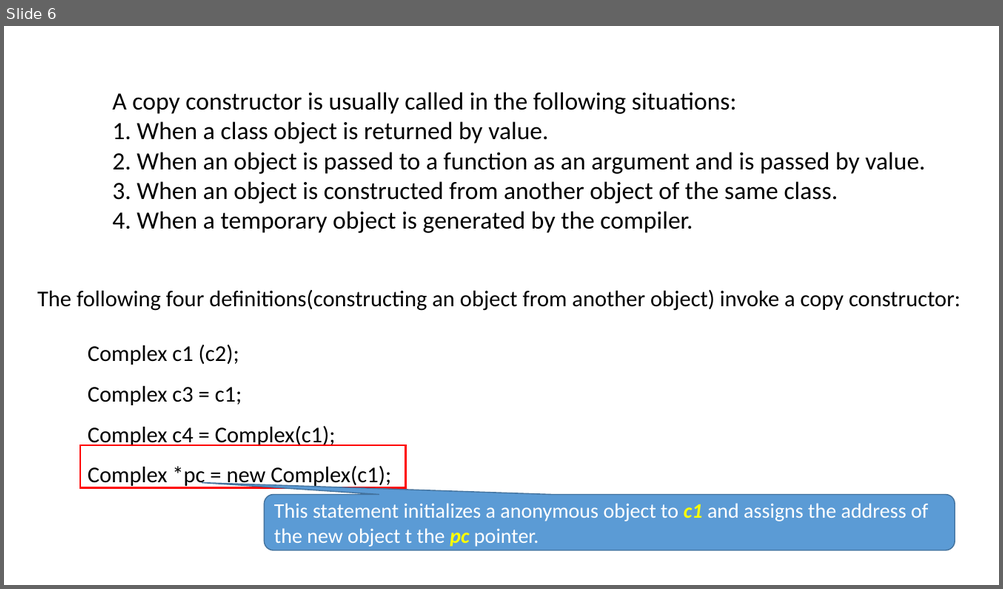
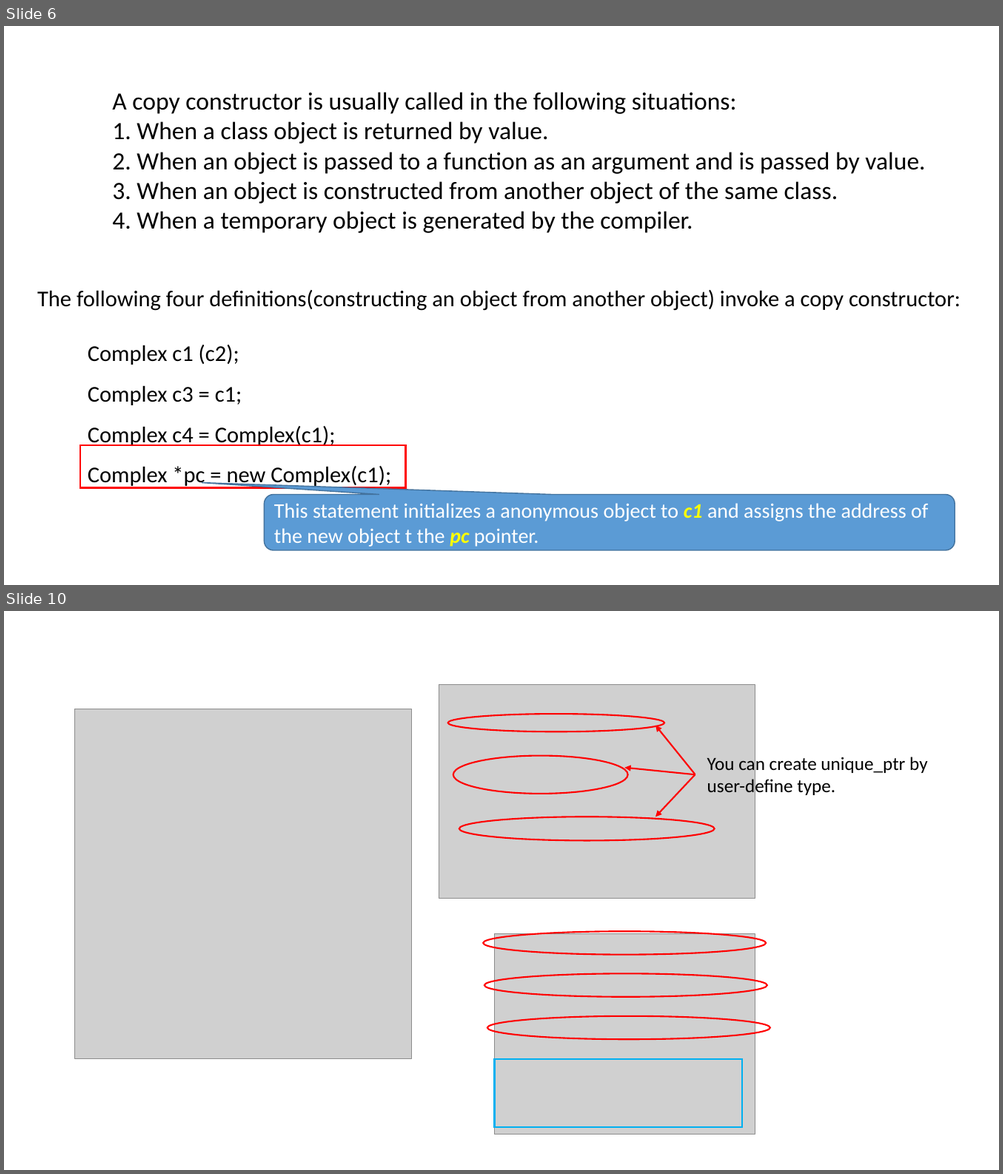
Before and after one commit to ShiqiYu/CPP, a slide deck: week11/Lab11.pptx. Shown one above the other, each under a label of ours: slide 6 before the commit, slides 6 and 10 after it; the slides between them are not shown. The pictures are 1003x589 and 1003x1174 pixels, drawn with LibreOffice and Linux fonts; fonts in the diff are those of the drawing; grey boxes stand for pictures; background and template pictures are left out. Boxes give left, top, right and bottom in pixels: in the first picture for what was removed or moved away, otherwise in the second. Text is boxed around its words. In the diff, an @@ line names an element or a change of style, - is before the commit and + after.

```diff
--- a/week11/Lab11.pptx
+++ b/week11/Lab11.pptx
@@ slide 10 added at [4,611,999,1170], background #FFFFFF @@
@@ picture added at [439,685,755,899] @@
@@ picture added at [75,709,412,1059] @@
@@ group added at [448,714,928,841]: 3 ellipses, 3 arrows, 1 text @@
+You can create unique_ptr by
+user-define type.
@@ ellipse added at [483,932,765,955], outline #FF0000 1.5 pt @@
@@ picture added at [494,934,754,1134] @@
@@ ellipse added at [484,974,767,997], outline #FF0000 1.5 pt @@
@@ ellipse added at [487,1016,770,1039], outline #FF0000 1.5 pt @@
@@ rectangle added at [494,1059,742,1128], outline #00B0F0 1.5 pt @@
```
Also in this commit, not shown: 5 slides changed, 3 other slides added, 2 slides removed, 1 other file.
